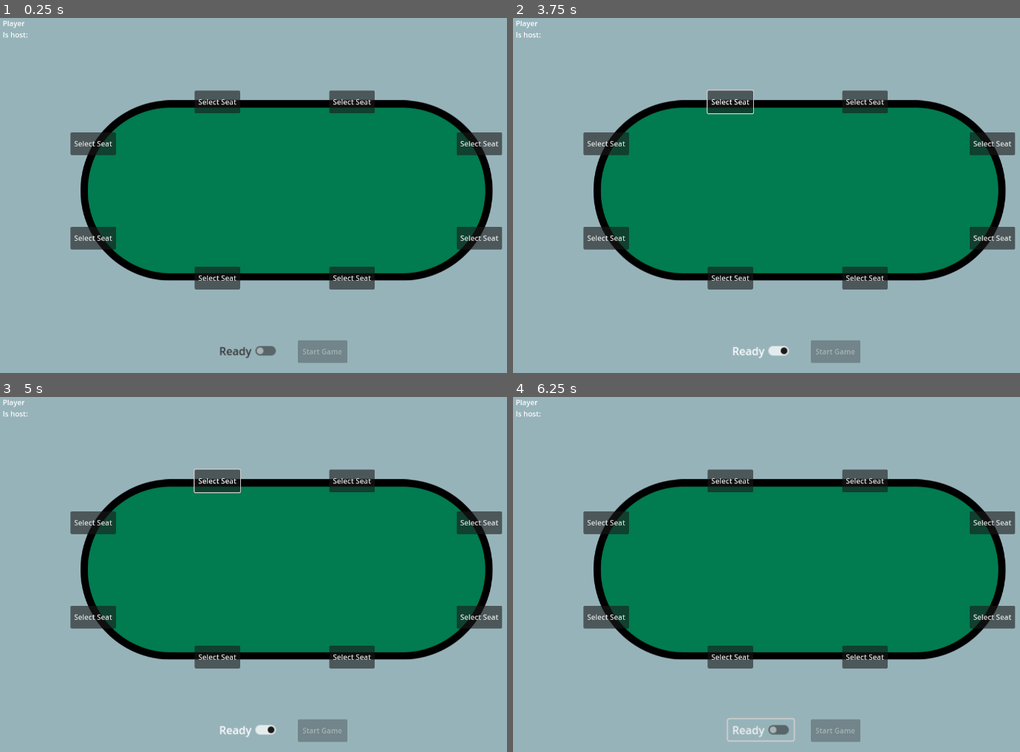
Above: before the commit, frames 1-4 (two rows, left to right).
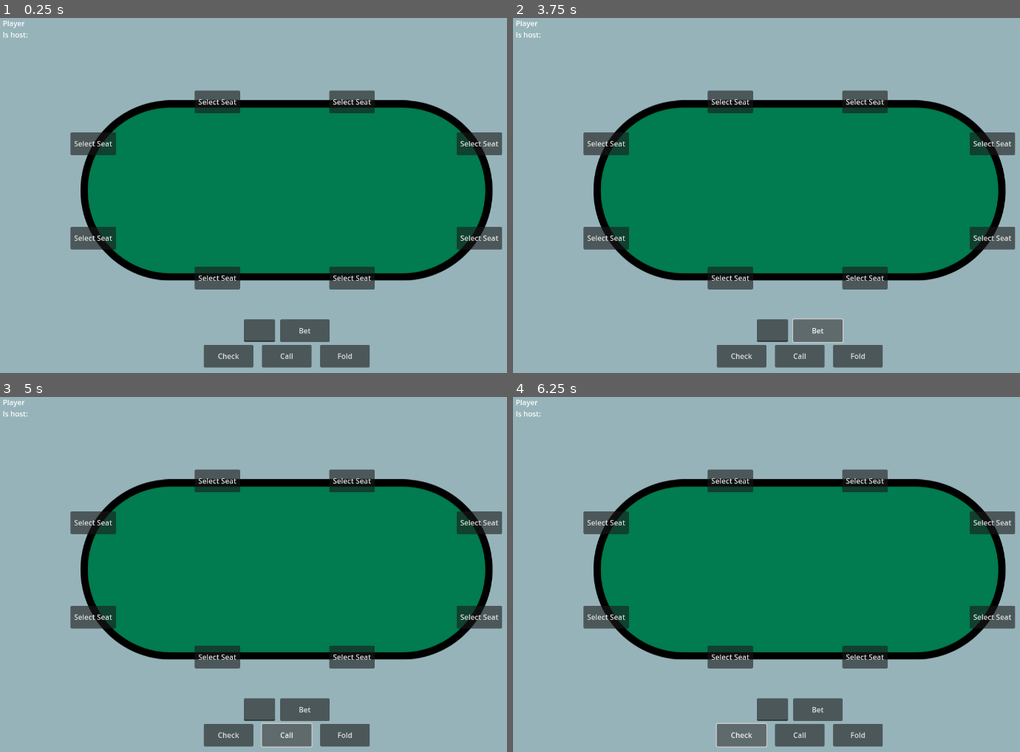
Above: after the commit, the same moments.

Repository: mikechuck/poker-game
Game: Godot game, scene res://scenes/main.tscn
The game is run twice, just before and just after one commit, with the same random seed, the same clock (stepped at 60 frames per second) and the same inputs.
Inputs (mouse positions are in pixels of both pictures, inside the frame that each line leads up to):
- Up to frame 1 (0.25 s): no input
- Up to frame 2 (3.75 s): click (761, 351) at 0.5 s, where only the run before the commit has a clickable "Ready"; click (761, 351) at 1.25 s, where only the run before the commit has a clickable "Ready"; click (741, 355) at 2 s, where only the run after the commit has a clickable "Check"; click "Select Seat" at 2.75 s; click (817, 330) at 3.5 s, where only the run after the commit has a clickable "Bet"
- Up to frame 3 (5 s): click (288, 734) at 4.25 s, where only the run after the commit has a clickable "Call"
- Up to frame 4 (6.25 s): click (857, 734) at 5 s, where only the run after the commit has a clickable "Fold"; click (741, 734) at 5.75 s, where only the run after the commit has a clickable "Check"

The runs differ from the first frame. In frame 1, 3.0% of the frame differs, in the area x 40-73%, y 84-99%; in frame 2, 3.2%, in the area x 38-73%, y 20-99%; in frame 3, 3.2%; in frame 4, 3.1%.
Error after the commit: Parse Error: Function "game_started" has the same name as a previously declared variable. (res://scripts/game_manager.gd:205)

Commit message:
Created player indicator asset, started gameplay loop logic

Diff:
--- a/scenes/UI/player_ui.tscn
+++ b/scenes/UI/player_ui.tscn
@@ -43,6 +43,7 @@
 offset_bottom = 25.0
 
 [node name="PlayerActionsPreGame" type="Control" parent="."]
+visible = false
 custom_minimum_size = Vector2(100, 100)
 layout_mode = 1
 anchors_preset = 12
@@ -100,7 +101,6 @@
 text = "Start Game"
 
 [node name="PlayerActionsGame" type="Control" parent="."]
-visible = false
 custom_minimum_size = Vector2(100, 100)
 layout_mode = 1
 anchors_preset = 12
--- a/scenes/main.tscn
+++ b/scenes/main.tscn
@@ -16,6 +16,8 @@
 
 [node name="GameManager" type="Node2D" parent="."]
 script = ExtResource("1_h2fnp")
+player_scene = null
+player_ui_scene = null
 
 [node name="PlayerUI" parent="." instance=ExtResource("5_tbgi4")]
 layout_mode = 1
--- a/scenes/player.tscn
+++ b/scenes/player.tscn
@@ -1,8 +1,9 @@
-[gd_scene load_steps=5 format=3 uid="uid://x8p6qfmpkras"]
+[gd_scene load_steps=6 format=3 uid="uid://x8p6qfmpkras"]
 
 [ext_resource type="Script" uid="uid://dsw4s5bge27tu" path="res://scripts/player.gd" id="1_4kbsb"]
-[ext_resource type="Texture2D" uid="uid://3dxghjf2mnwd" path="res://assets/PlayerCard/DetailsCard.png" id="2_qhqgy"]
-[ext_resource type="Texture2D" uid="uid://cnts468j2l03y" path="res://assets/PlayerCard/ProfilePicture.png" id="3_dqkch"]
+[ext_resource type="Texture2D" uid="uid://b2ll1mn2xb802" path="res://assets/PlayerCard/TurnIndicator.png" id="2_dqkch"]
+[ext_resource type="Texture2D" uid="uid://ddlkeu1b8yhay" path="res://assets/PlayerCard/DetailsCard.png" id="2_qhqgy"]
+[ext_resource type="Texture2D" uid="uid://3pvy2qjel0j0" path="res://assets/PlayerCard/ProfilePicture.png" id="3_dqkch"]
 
 [sub_resource type="GDScript" id="GDScript_xygjn"]
 
@@ -13,12 +14,18 @@
 position = Vector2(-40, -20)
 script = SubResource("GDScript_xygjn")
 
+[node name="TurnIndicator" type="Sprite2D" parent="PlayerCard"]
+visible = false
+position = Vector2(83, 37)
+scale = Vector2(0.99, 0.99)
+texture = ExtResource("2_dqkch")
+
 [node name="DetailsCard" type="Sprite2D" parent="PlayerCard"]
-position = Vector2(101, 48)
+position = Vector2(99, 48)
 texture = ExtResource("2_qhqgy")
 
 [node name="ProfilePicture" type="Sprite2D" parent="PlayerCard"]
-position = Vector2(15, 41)
+position = Vector2(17, 41)
 texture = ExtResource("3_dqkch")
 
 [node name="Name" type="RichTextLabel" parent="PlayerCard"]
--- a/scripts/UI/player_ui.gd
+++ b/scripts/UI/player_ui.gd
@@ -16,6 +16,7 @@
 	player_actions_game = $PlayerActionsGame
 
 func _on_connected_players_updated(new_connected_players):
+	print("player_data:", player_data)
 	var all_players_ready = true
 	for new_player_data in new_connected_players.values():
 		if !new_player_data.is_ready:
--- a/scripts/UI/table.gd
+++ b/scripts/UI/table.gd
@@ -9,10 +9,12 @@
 var table_radius = 225
 var player_seats: Dictionary[int, PlayerSeat]
 var seat_nodes: Dictionary[int, Node]
+var player_data: ConnectedPlayer
 
 func _ready() -> void:
 	game_manager = get_parent().get_node("GameManager")
 	game_manager.player_seats_updated_signal.connect(_on_player_seats_updated)
+	game_manager.connected_players_updated_signal.connect(_on_connected_players_updated)
 	game_manager.game_started_signal.connect(_on_game_start)
 	var seats_in_group = get_tree().get_nodes_in_group("seats")
 	for seat in seats_in_group:
@@ -25,6 +27,13 @@
 func _on_game_start():
 	for seat in seat_nodes.values():
 		seat.visible = false
+
+func _on_connected_players_updated(new_connected_players: Dictionary[int, ConnectedPlayer]):
+	for connected_player in new_connected_players.values():
+		if connected_player.id == game_manager.player_data.id:
+			print("matched player")
+			player_data = connected_player
+			$Player/PlayerCard/CashAmount.text = "$100"
 
 func _on_player_seats_updated(new_player_seats: Dictionary[int, PlayerSeat]):
 	var poker_table = $PokerTable
--- a/scripts/game_manager.gd
+++ b/scripts/game_manager.gd
@@ -24,6 +24,8 @@
 
 ### Game logic fields
 var default_starting_cash = 100
+var game_started: bool = false
+var turn
 
 ### Server fields
 var host_player: ConnectedPlayer = null
@@ -75,6 +77,8 @@
 func _on_peer_connected(id):
 	var connected_player = ConnectedPlayer.new()
 	connected_player.id = id
+	connected_player.starting_cash = default_starting_cash
+	connected_player.current_cash = default_starting_cash
 	connected_players[id] = connected_player
 	# If this was the first player to connect, set it as host player
 	if (host_player == null):
@@ -108,9 +112,9 @@
 @rpc("reliable", "any_peer")
 func client_request_player_data():
 	var connected_player = connected_players.get(multiplayer.get_remote_sender_id())
+	assign_player_data.rpc_id(connected_player.id, connected_player.to_dict())
 	update_connected_players_list.rpc(serialize_connected_players())
 	update_player_seats_list.rpc(serialize_player_seats())
-	assign_player_data.rpc_id(connected_player.id, connected_player.to_dict())
 
 @rpc("reliable", "any_peer")
 func client_request_seat(seat_number: int):
@@ -178,12 +182,14 @@
 	player_data = ConnectedPlayer.from_dict(player)
 	player_ui_instance.set_player_data(player_data)
 	client_request_seat.rpc_id(1, 1)
+	emit_signal("connected_players_updated_signal", connected_players)
 
 @rpc("reliable", "call_remote")
 func update_connected_players_list(new_connected_players_list):
-	# Player has not finished setup process while another player connected,
-	# can't do anything with this data yet in that case
 	if (player_data != null):
+		for connected_player in new_connected_players_list.values():
+			if connected_player.id == multiplayer.get_unique_id():
+				player_data = connected_player
 		connected_players = deserialize_connected_players(new_connected_players_list)
 		emit_signal("connected_players_updated_signal", connected_players)
 
@@ -239,3 +245,9 @@
 		desired_seat = player_seats.get(seat_number)
 		seat_number = get_next_free_seat(seat_number)
 	return seat_number
+
+enum GameState {
+	Lobby,
+	GameStarted,
+	GameEnded,
+}
Binary file added: assets/PlayerCard/TurnIndicator.png
Not shown, changed: leftoff.txt
Not shown: 1 places in scenes/main.tscn that only renumber resources
Not shown, changed: start_server.ps1
